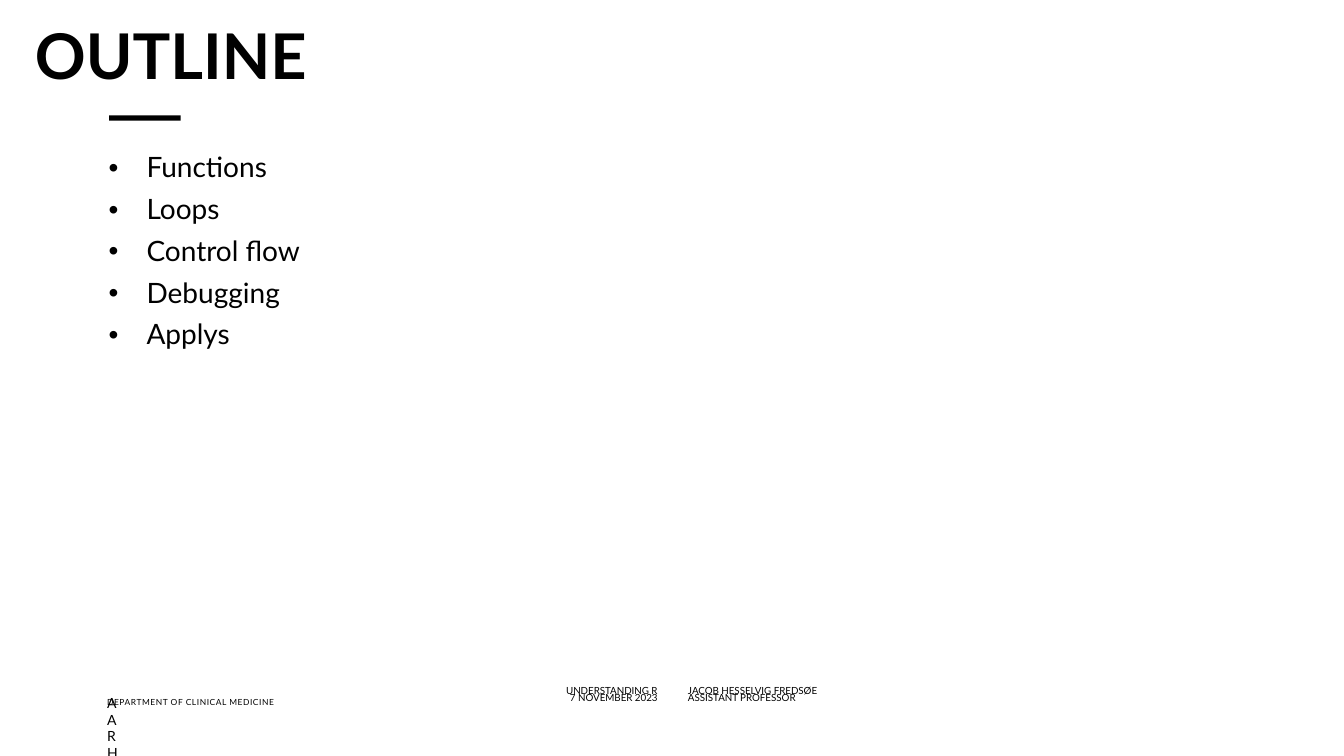
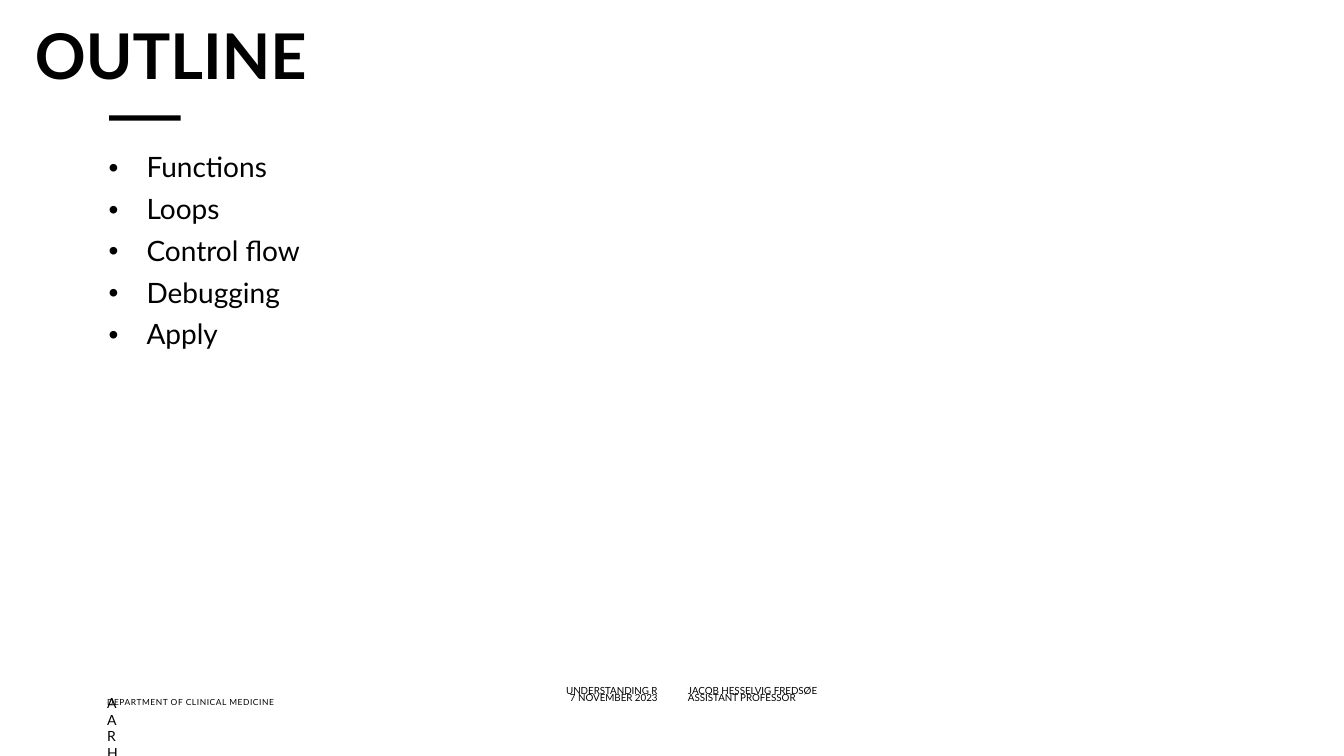
Before and after one commit to jacobfredsoee/MOMAR, a slide deck: slide 2 of 02_files/02 controlflow.pptx. Drawn at 1344x756 pixels with LibreOffice and Linux fonts; fonts in the diff are those of the drawing; background and template pictures are left out. Boxes give left, top, right and bottom in pixels: in the first picture for what was removed or moved away, otherwise in the second. Text is boxed around its words. In the diff, an @@ line names an element or a change of style, - is before the commit and + after.

```diff
--- a/02_files/02 controlflow.pptx
+++ b/02_files/02 controlflow.pptx
@@ text at bbox=[147, 323, 218, 349]: text changed @@
-• Applys
+• Apply
```
Also in this commit, not shown: 12 slides added, 4 other files.
